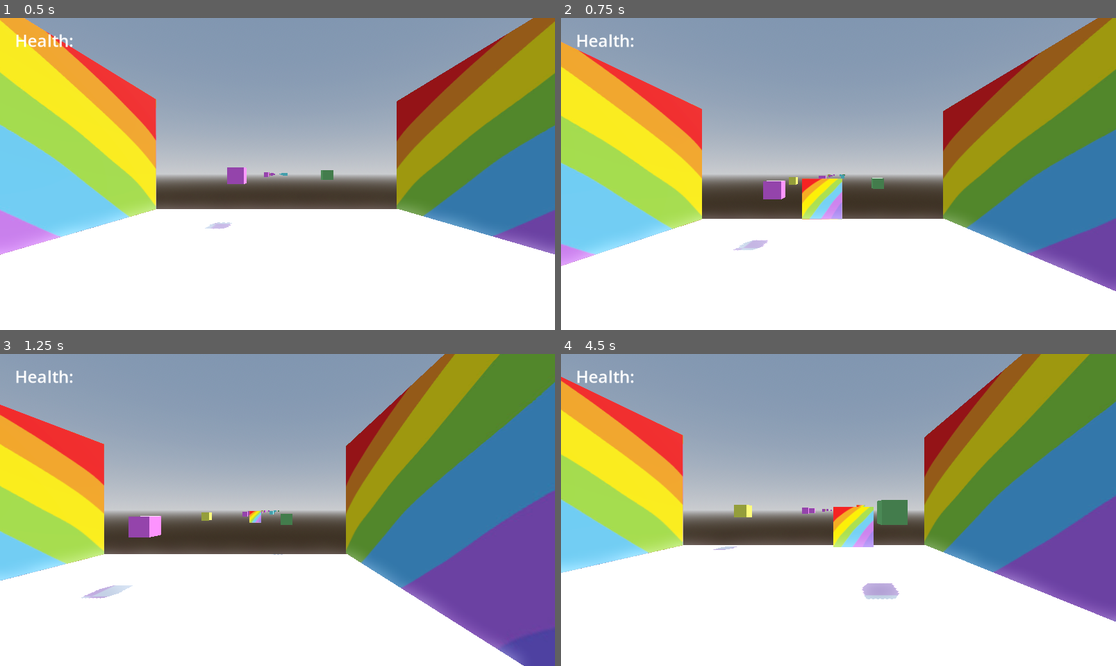
Above: before the commit, frames 1-4 (two rows, left to right).
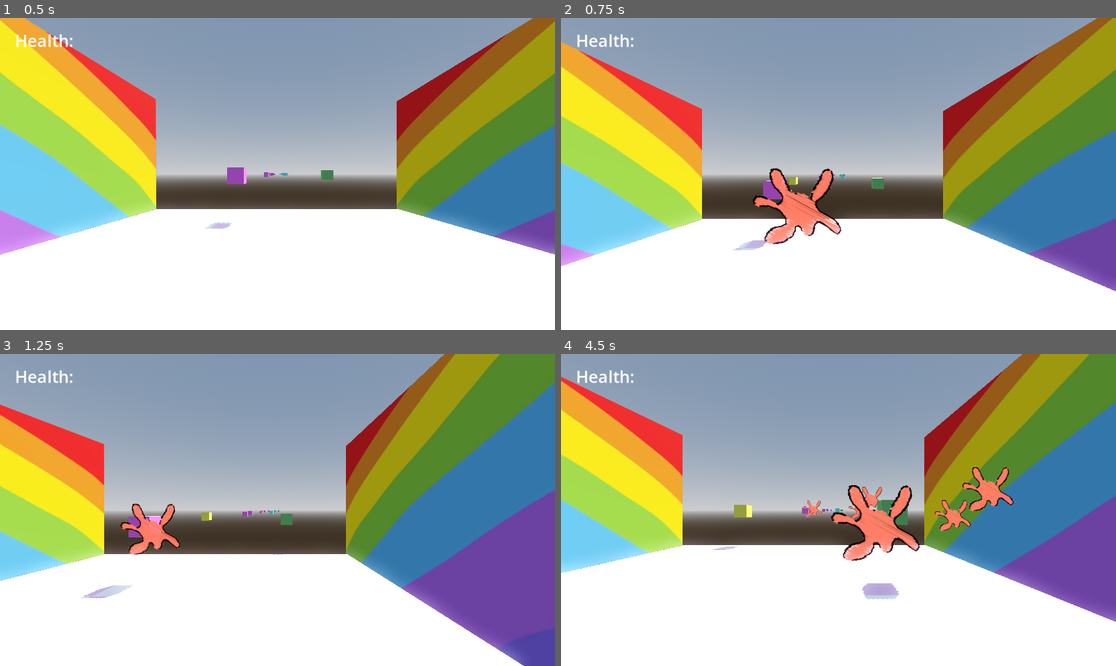
Above: after the commit, the same moments.

Repository: Ava-TU/ShooterGame_Assignment
Game: Godot game, scene res://Scenes/Level.tscn
Two runs of this game, one before a commit and one after it. Both use one fixed random seed, a clock stepped at 60 frames per second and the inputs below. The project has no main scene, so this scene is started directly.
Inputs (mouse positions are in pixels of both pictures, inside the frame that each line leads up to):
- Up to frame 1 (0.5 s): no input
- Up to frame 2 (0.75 s): tap Enter (ui_accept) at 0.5 s; move the mouse to (960, 158) at 0.52 s; hold D (right) from 0.53 s (still down); click (960, 158) at 0.6 s
- Up to frame 3 (1.25 s): keep holding D (right); tap Enter (ui_accept) at 0.77 s
- Up to frame 4 (4.5 s): move the mouse to (727, 525) at 1.27 s; release D (right) at 1.28 s; hold Down (ui_down) 1.28-2.03 s; click (727, 525) at 1.35 s; tap Enter (ui_accept) at 1.52, 3.02, 3.77 s; move the mouse to (894, 441) at 2.02 s; hold D (right) 2.03-2.78 s; click (894, 441) at 2.1 s; move the mouse to (810, 572) at 2.77 s; hold Up (ui_up) 2.78-3.53 s; click (810, 572) at 2.85 s; move the mouse to (1005, 556) at 3.52 s; hold A (left) from 3.53 s (still down); click (1005, 556) at 3.6 s; move the mouse to (672, 463) at 4.27 s; click (672, 463) at 4.35 s

Frame 1 is identical in both runs. In frame 2, 2.3% of the frame differs, in the area x 34-51%, y 48-73%; in frame 3, 0.9%; in frame 4, 3.4%, in the area x 7-96%, y 13-84%.

Commit message:
made paint splatter sprite

Diff:
--- a/shooter_assignment/Scenes/Level.tscn
+++ b/shooter_assignment/Scenes/Level.tscn
@@ -85,7 +85,7 @@
 mesh = SubResource("CapsuleMesh_b10nm")
 
 [node name="paintSpawn" type="Node3D" parent="CharacterBody3D"]
-transform = Transform3D(1, 0, 0, 0, 1, 0, 0, 0, 1, 0, 0, -1.74782)
+transform = Transform3D(1, 0, 0, 0, 1, 0, 0, 0, 1, 0, 0.301002, -1.74782)
 
 [node name="Ground" type="StaticBody3D" parent="."]
 
--- a/shooter_assignment/Scenes/paint.tscn
+++ b/shooter_assignment/Scenes/paint.tscn
@@ -1,7 +1,7 @@
 [gd_scene load_steps=4 format=3 uid="uid://pvdyy3ysoywb"]
 
-[ext_resource type="Texture2D" uid="uid://cup1nymyvkhxi" path="res://Textures/RainbowTexture.jpg" id="1_bsnim"]
-[ext_resource type="Script" uid="uid://dvihfkx7lgqac" path="res://Scenes/paint.gd" id="1_eoih1"]
+[ext_resource type="Script" uid="uid://dvihfkx7lgqac" path="res://Scripts/paint.gd" id="1_eoih1"]
+[ext_resource type="Texture2D" uid="uid://oj5sx4syul6o" path="res://Sprites/PaintSplatter.png" id="2_eoih1"]
 
 [sub_resource type="SphereShape3D" id="SphereShape3D_eoih1"]
 radius = 0.373143
@@ -11,7 +11,7 @@
 
 [node name="Sprite3D" type="Sprite3D" parent="."]
 transform = Transform3D(0.2, 0, 0, 0, 0.2, 0, 0, 0, 0.2, 0, 0, 0)
-texture = ExtResource("1_bsnim")
+texture = ExtResource("2_eoih1")
 
 [node name="CollisionShape3D" type="CollisionShape3D" parent="."]
 shape = SubResource("SphereShape3D_eoih1")
--- a/shooter_assignment/Scenes/paint.gd
+++ b/shooter_assignment/Scripts/paint.gd
@@ -1,6 +1,6 @@
 extends CharacterBody3D
 
-var speed = 25
+var speed = 2
 
 func _process(delta):
 	position += transform.basis * Vector3(0, 0, -speed) * delta
Renamed: shooter_assignment/Scenes/paint.gd.uid -> shooter_assignment/Scripts/paint.gd.uid
Binary file added: shooter_assignment/Sprites/PaintSplatter.png
Not shown, added: shooter_assignment/Sprites/PaintSplatter.png.import
